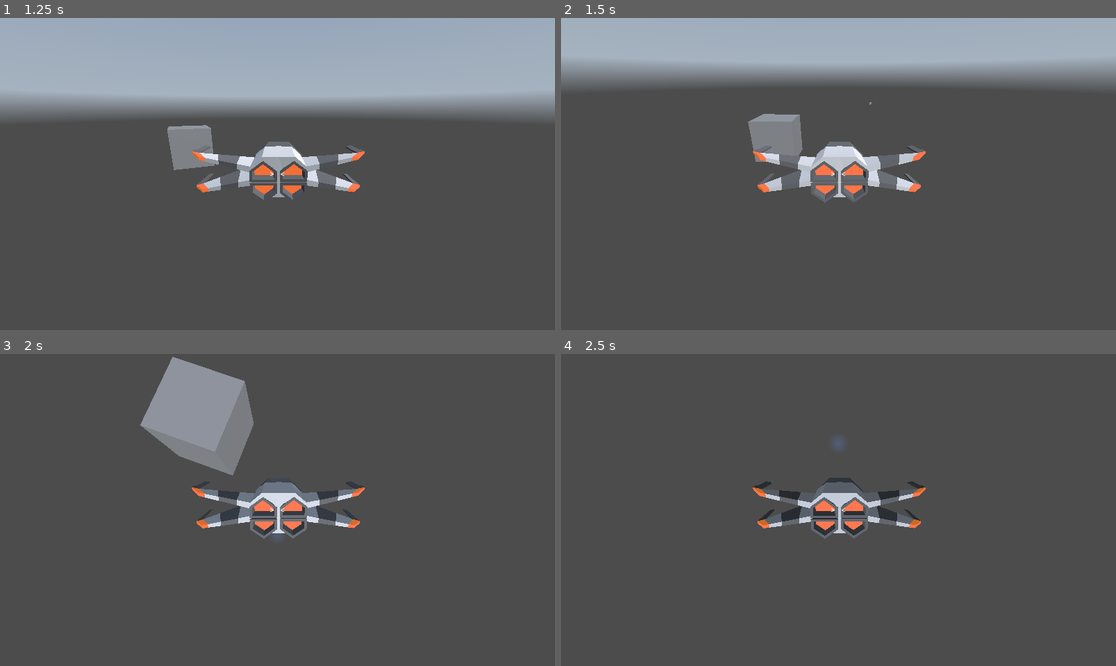
Above: before the commit, frames 1-4 (two rows, left to right).
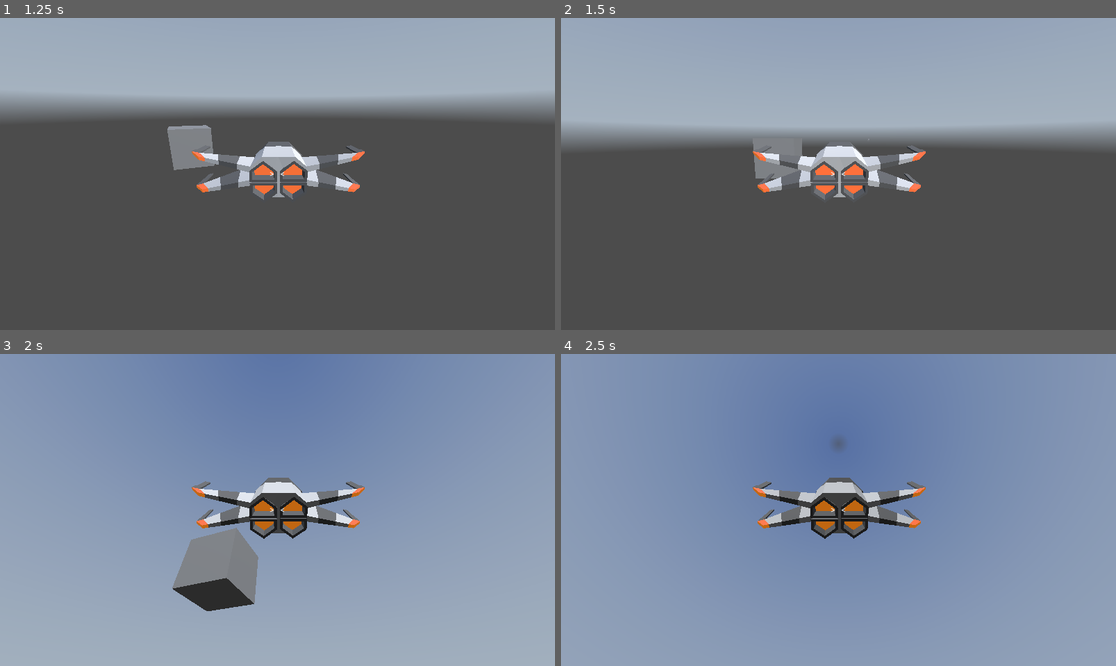
Above: after the commit, the same moments.

Repository: matousposp08/SpaceGame
Game: Godot game, scene res://scenes/world.tscn
The game is run twice, just before and just after one commit, with the same random seed, the same clock (stepped at 60 frames per second) and the same inputs. A sky picture missing from this copy of the repository is replaced by a grey-blue gradient.
Inputs:
- Up to frame 1 (1.25 s): tap Enter (ui_accept) at 0.5, 0.77 s; hold Right (ui_right) from 0.53 s (still down); hold Shift (boost) from 0.53 s (still down)
- Up to frame 2 (1.5 s): release Right (ui_right) at 1.28 s; release Shift (boost) at 1.28 s; hold Down (ui_down) from 1.28 s (still down); tap Space (shoot) at 1.35 s
- Up to frame 3 (2 s): keep holding Down (ui_down); tap Enter (ui_accept) at 1.52 s
- Up to frame 4 (2.5 s): release Down (ui_down) at 2.03 s; hold Right (ui_right) from 2.03 s (still down); hold Shift (boost) from 2.03 s (still down)

Frame 1 is identical in both runs. In frame 2, 25% of the frame differs, in the area x 0-100%, y 15-58%; in frame 3, 100%; in frame 4, 100%, in the area x 0-100%, y 0-100%.

Commit message:
player: add rotation velocity

Diff:
--- a/Dogfights/scenes/ship.tscn
+++ b/Dogfights/scenes/ship.tscn
@@ -27,3 +27,4 @@
 
 [node name="SpotLight3D" type="SpotLight3D" parent="."]
 transform = Transform3D(-1, 3.48787e-16, 8.74228e-08, 3.48787e-16, 1, -3.48787e-16, -8.74228e-08, -3.48787e-16, -1, 0, 0, 11.6102)
+light_energy = 3.0
--- a/Dogfights/scripts/plane.gd
+++ b/Dogfights/scripts/plane.gd
@@ -58,9 +58,11 @@
 		if (yvel < 0) :
 			yvel += 0.05
 
-	print(input_dir)
+
+	print(rotation_degrees)
 	rotation_degrees.y += xvel
-	rotation_degrees.x += yvel
+	rotation_degrees.x -= yvel
+
 	if (Input.is_action_just_pressed("shoot")) :
 		laser(position, transform.basis)
 
